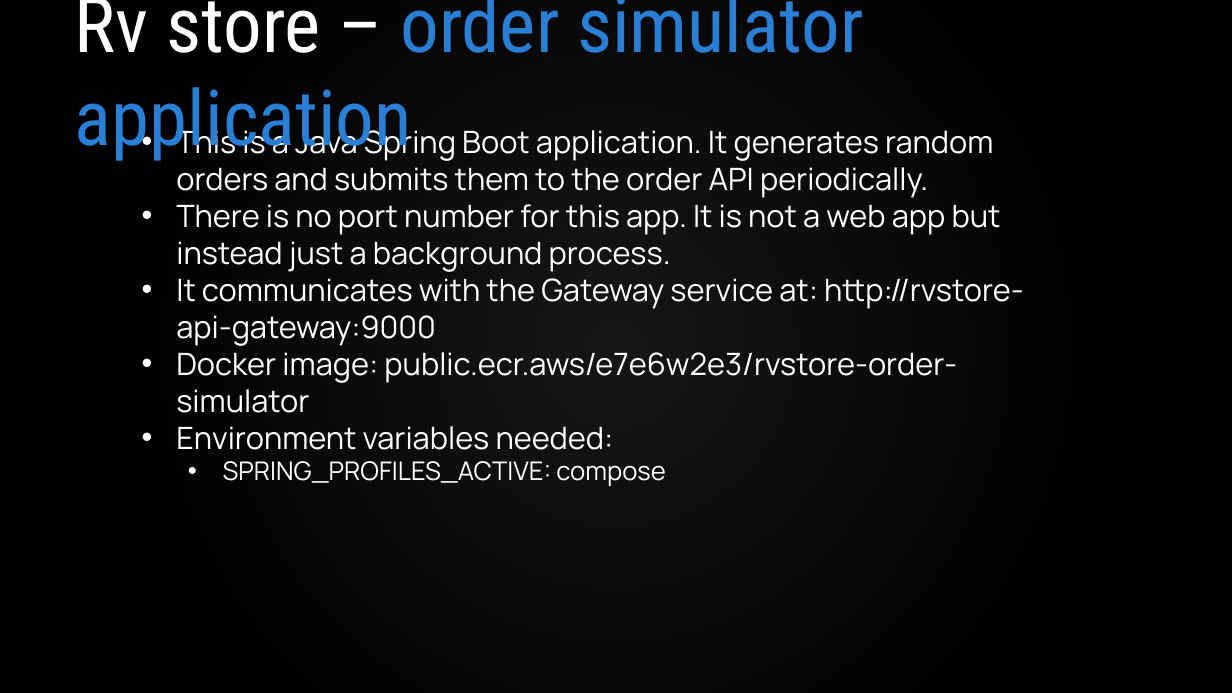
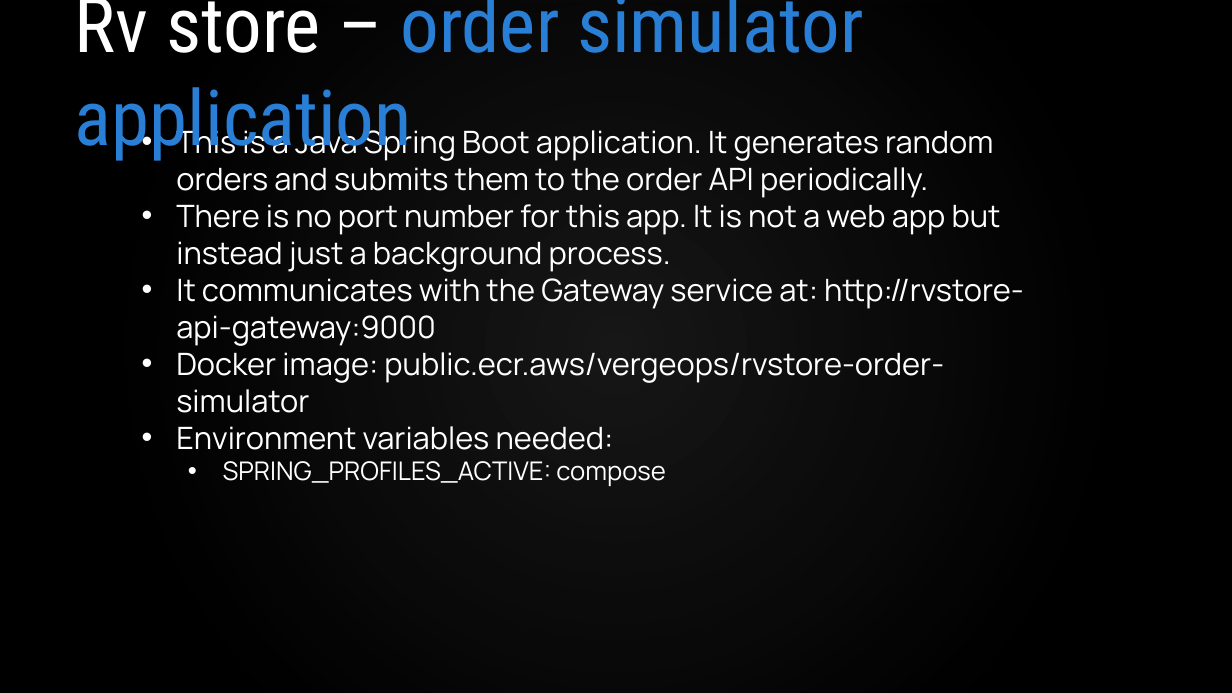
Before and after one commit to VergeOps/k8s-rvstore, a slide deck: slide 11 of rvstore_hackathon/Docker-RV Store Hackathon.pptx. Drawn at 1232x693 pixels with LibreOffice and Linux fonts; fonts in the diff are those of the drawing; background and template pictures are left out. Boxes give left, top, right and bottom in pixels: in the first picture for what was removed or moved away, otherwise in the second. Text is boxed around its words. In the diff, an @@ line names an element or a change of style, - is before the commit and + after.

Commit message:
Updated Docker hackathon

```diff
--- a/rvstore_hackathon/Docker-RV Store Hackathon.pptx
+++ b/rvstore_hackathon/Docker-RV Store Hackathon.pptx
@@ text at box(176, 352, 944, 413): text changed @@
-• Docker image: public.ecr.aws/e7e6w2e3/rvstore-order-simulator
+• Docker image: public.ecr.aws/vergeops/rvstore-order-simulator
```
Also in this commit, not shown: 6 other slides changed, 2 slides added, 2 other files.
